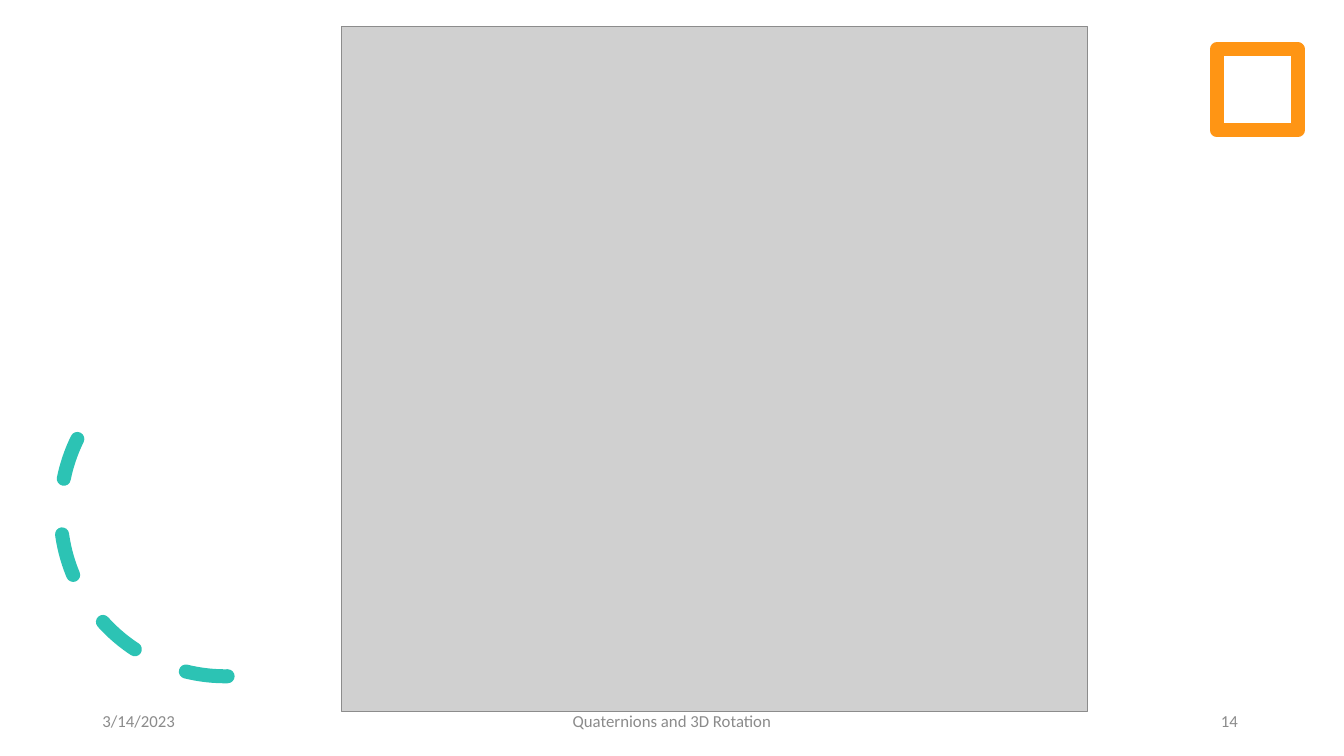
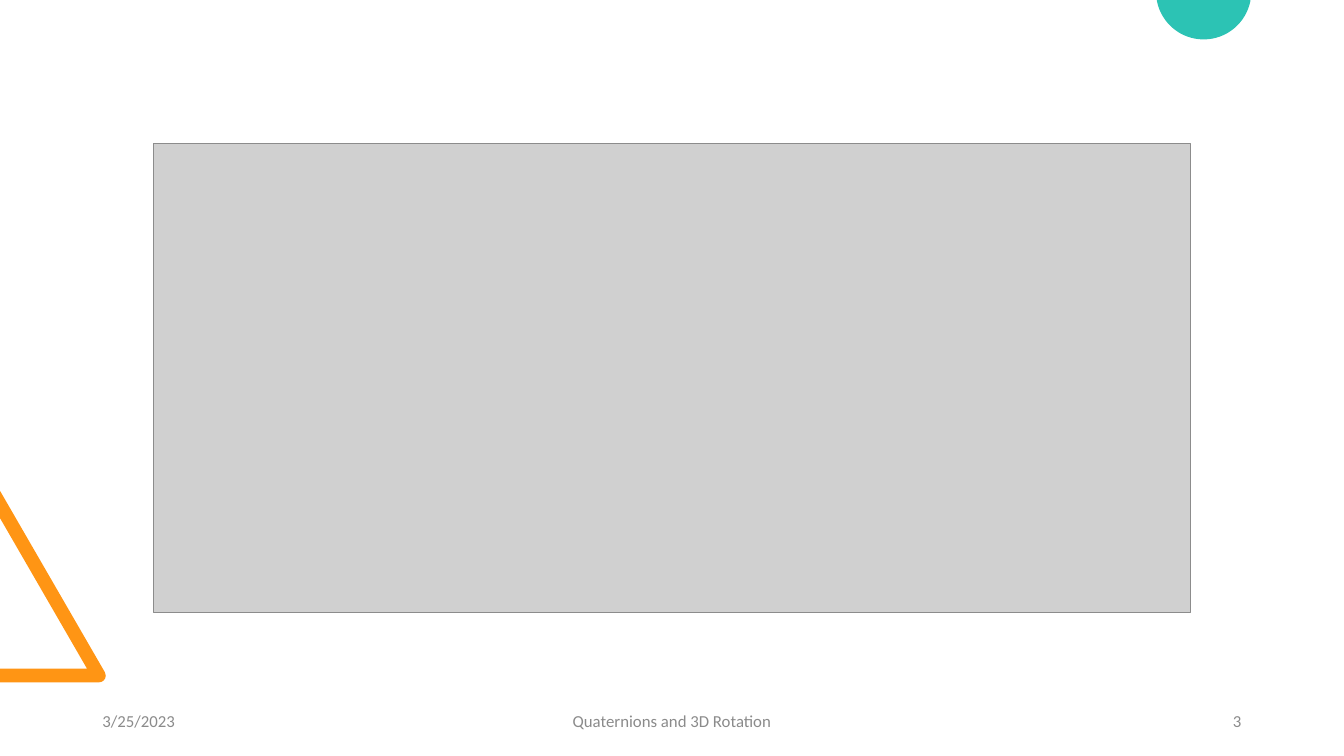
Before and after one commit to LukasGoodman23/QuaternionsVSEulerRotations, a slide deck: slide 3 of Quaternions and Three-Dimensional Rotations.pptx (slide 14 before the commit). Drawn at 1344x756 pixels with LibreOffice and Linux fonts; fonts in the diff are those of the drawing; grey boxes stand for pictures. Boxes give left, top, right and bottom in pixels: in the first picture for what was removed or moved away, otherwise in the second. Text is boxed around its words. In the diff, an @@ line names an element or a change of style, - is before the commit and + after.

```diff
--- a/Quaternions and Three-Dimensional Rotations.pptx
+++ b/Quaternions and Three-Dimensional Rotations.pptx
@@ rectangle removed at (0,0,1344,756) @@
@@ freeform shape removed at (1125,0,1250,52) @@
@@ rectangle removed at (1217,49,1298,130) @@
@@ picture: place and size @@
-picture at (342,26,1088,712)
+picture at (153,143,1191,613)
@@ arc (boxed as its full ellipse) removed at (52,338,399,685) @@
@@ freeform shape added at (0,491,105,682), fill #FF9514 @@
@@ freeform shape removed at (14,630,210,756) @@
@@ text at (102,715,174,728): text changed @@
-3/14/2023
+3/25/2023
@@ page number at (1233,716,1241,727): text changed @@
-14
+3
```
Also in this commit, not shown: 22 other slides changed, 6 slides added, 7 slides removed, 8 other files.
